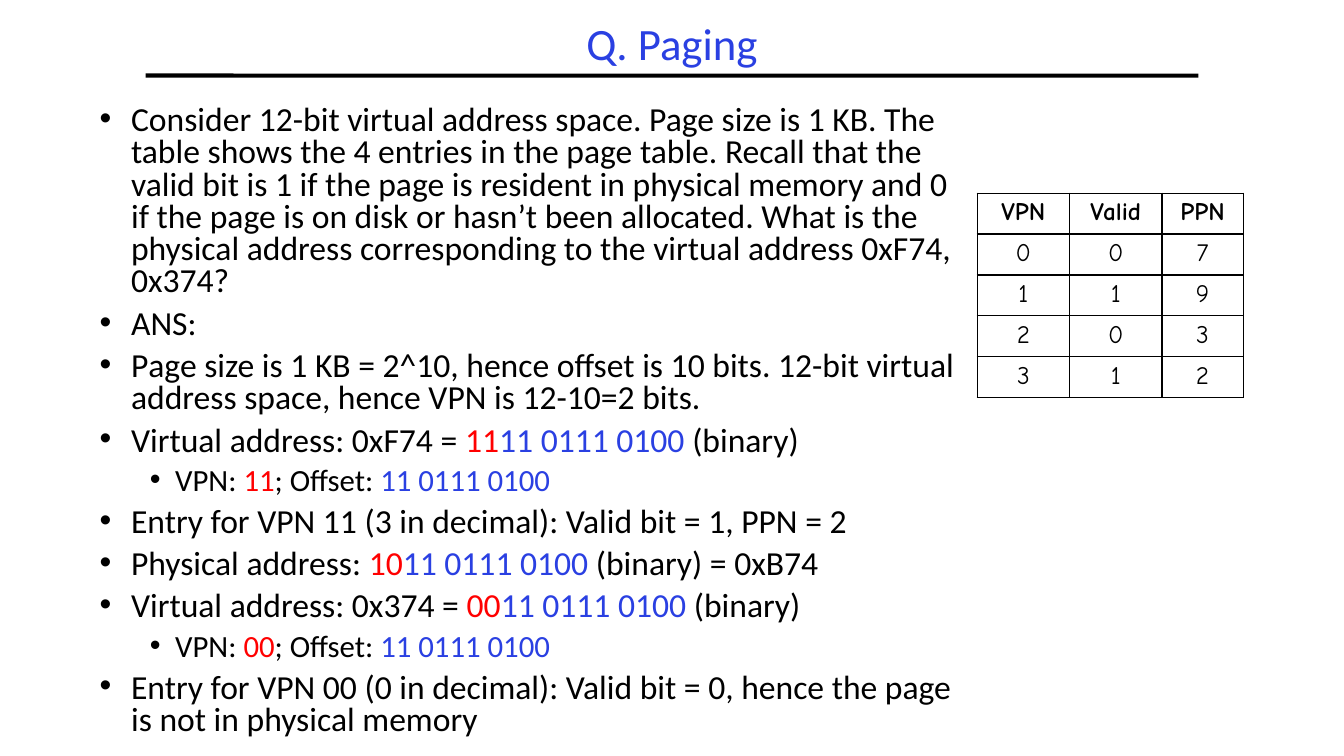
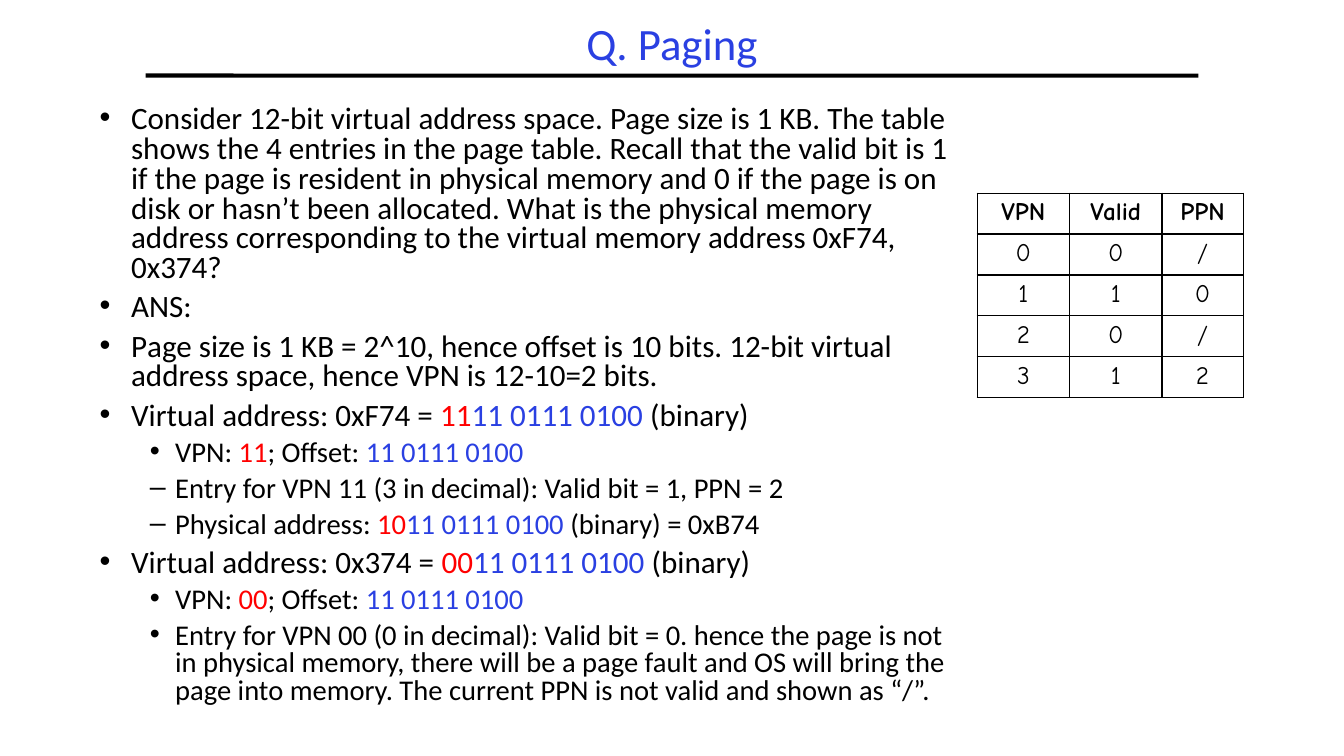
Before and after one commit to guhofstra/CSC256Fa25, a slide deck: slide 9 of PPTs/L8-Exercises ANS.pptx. Drawn at 1344x756 pixels with LibreOffice and Linux fonts; fonts in the diff are those of the drawing. Boxes give left, top, right and bottom in pixels: in the first picture for what was removed or moved away, otherwise in the second. Text is boxed around its words. In the diff, an @@ line names an element or a change of style, - is before the commit and + after.

```diff
--- a/PPTs/L8-Exercises ANS.pptx
+++ b/PPTs/L8-Exercises ANS.pptx
@@ text at (131, 107, 947, 279): text changed; size 24 to 22.2 pt @@
-• Consider 12-bit virtual address space. Page size is 1 KB. The table shows the 4 entries in the page table. Recall that the valid bit is 1 if the page is resident in physical memory and 0 if the page is on disk or hasn’t been allocated. What is the physical address corresponding to the virtual address 0xF74, 0x374?
+• Consider 12-bit virtual address space. Page size is 1 KB. The table shows the 4 entries in the page table. Recall that the valid bit is 1 if the page is resident in physical memory and 0 if the page is on disk or hasn’t been allocated. What is the physical memory address corresponding to the virtual memory address 0xF74, 0x374?
@@ table at (977, 194, 1244, 398) @@
-row 2, column 3: 7
+row 2, column 3: /
-row 3, column 3: 9
+row 3, column 3: 0
-row 4, column 3: 3
+row 4, column 3: /
@@ text at (131, 297, 892, 613): size 24 to 22.2 pt in "ANS:", "Page size is 1 KB = 2^10, ...", "Virtual address: 0xF74 = 1111 0111 0100 ...", "Virtual address: 0x374 = 0011 0111 0100 ..."; size 22 to 20.4 pt in "VPN: 11; Offset: 11 0111 0100", "VPN: 00; Offset: 11 0111 0100"; size 24 to 20.4 pt in "Entry for VPN 11 (3 in decimal): ...", "Physical address: 1011 0111 0100 (binary) = ..."; bullet • to –; list level 1 to 2 in "Entry for VPN 11 (3 ..."; list level 1 to 2 in "Physical address: 1011 0111 0100 ..." @@
@@ text at (175, 624, 945, 705): text changed; size 24 to 20.4 pt @@
-• Entry for VPN 00 (0 in decimal): Valid bit = 0, hence the page is not in physical memory
+  • Entry for VPN 00 (0 in decimal): Valid bit = 0. hence the page is not in physical memory, there will be a page fault and OS will bring the page into memory. The current PPN is not valid and shown as “/”.
```
Also in this commit, not shown: 1 other file.
